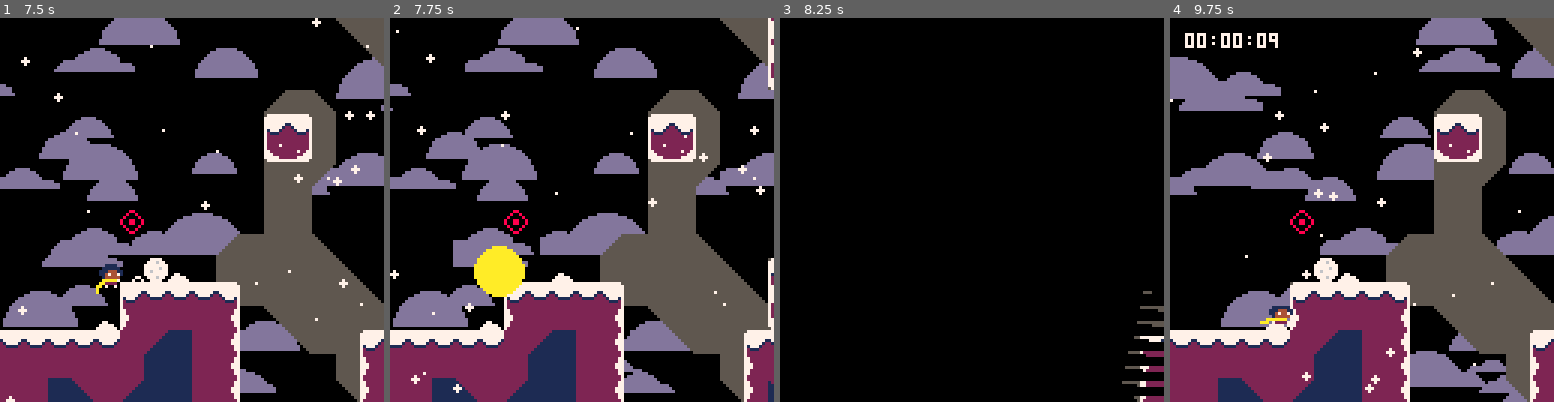
Above: before the commit, frames 1-4 (left to right).
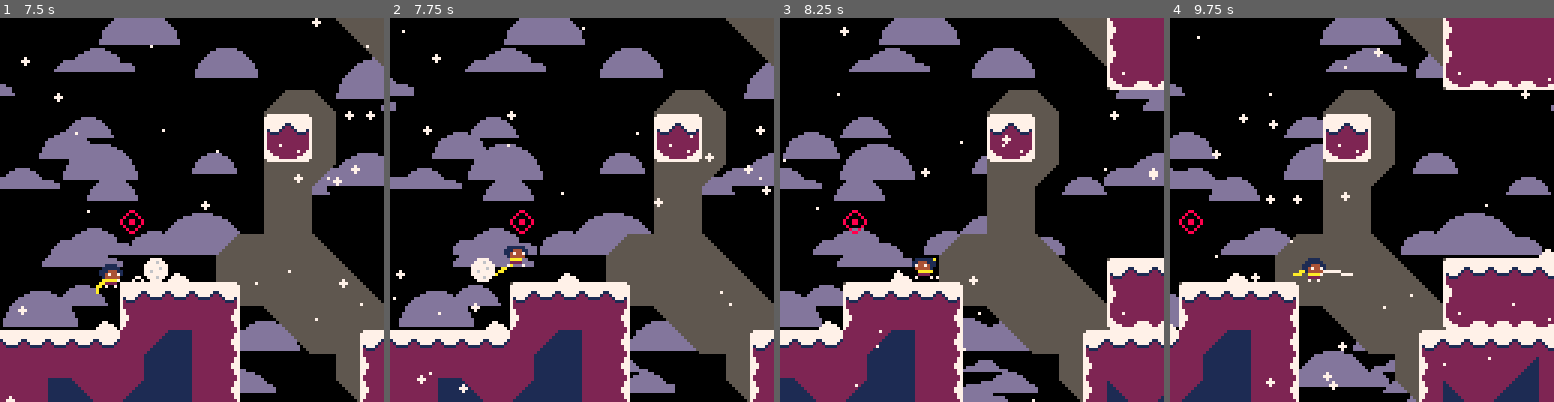
Above: after the commit, the same moments.

Repository: ExOK/Celeste2
Game: PICO-8 cartridge 1.p8
Same seed, same stepped clock (60 frames per second), same inputs: the game is played once before the commit and once after it.
Inputs:
- Up to frame 1 (7.5 s): tap X (X key) at 0.33, 1.07, 1.85, 2.97, 4.08, 5.2, 6.32, 7.43 s; tap O (Z key) at 0.7, 1.7, 2.1, 2.5, 2.9, 3.3, 3.7, 4.1, 4.5, 4.9, 5.3, 5.7, 6.1, 6.5, 6.9, 7.3 s; hold Right 1.6-2.1 s; hold Up 2.15-2.42 s; hold Right 2.47-3.03 s; hold Left 3.08-3.58 s; hold Down 3.63-3.97 s; hold Right 4.02-4.68 s; hold Up 4.73-5.03 s; hold Left 5.08-5.68 s; hold Down 5.73-6.03 s; hold Right 6.08-6.58 s; hold Right 6.63-7.13 s; hold Up 7.18-7.45 s
- Up to frame 2 (7.75 s): hold Right from 7.5 s (still down); tap O (Z key) at 7.7 s
- Up to frame 3 (8.25 s): release Right at 8.07 s; tap O (Z key) at 8.1 s; hold Left from 8.12 s (still down)
- Up to frame 4 (9.75 s): tap O (Z key) every 0.4 s from 8.5 to 9.7 s; tap X (X key) at 8.55, 9.67 s; release Left at 8.62 s; hold Down 8.67-9 s; hold Right 9.05-9.72 s

Frame 1 is identical in both runs. In frame 2, 12% of the frame differs, in the area x 0-100%, y 0-100%; in frame 3, 53%; in frame 4, 66%.

Commit message:
snowballs work!!

Diff:
--- a/objects.lua
+++ b/objects.lua
@@ -59,17 +59,26 @@
 snowball.hit_w = 8
 snowball.hit_h = 8
 snowball.state = 0
+snowball.thrown_timer = 0
 snowball.update = function(self)
 	if (not self.held) then
+		if (self.thrown_timer > 0) then
+			self.thrown_timer -= 1
+		end
+
 		--gravity
 		local on_ground = self:check_solid(0, 1)
 		if (not on_ground) then
-			self.speed_y = approach(self.speed_y, 3, 0.4)
+			self.speed_y = approach(self.speed_y, 4, 0.4)
 		end
 
 		--apply
 		self:move_x(self.speed_x, self.on_collide_x)
 		self:move_y(self.speed_y, self.on_collide_y)
+
+		if (self.y > level.height * 8 + 24) then
+			self.destroyed = true
+		end
 	end
 end
 snowball.on_collide_x = function(self, moved, total)
@@ -77,10 +86,17 @@
 	self.freeze = 1
 	return true
 end
-snowball.on_release = function(self, dir)
-	self.held = false
-	self.speed_x = dir * 3
-	self.speed_y = 0
+snowball.on_collide_y = function(self, moved, total)
+	if (self.speed_y >= 4) then
+		self.speed_y = -1
+	else
+		self.speed_y = 0
+	end
+	self.remainder_y = 0
+	return true
+end
+snowball.on_release = function(self)
+	self.thrown_timer = 5
 end
 
 grappler = new_type()
--- a/player.lua
+++ b/player.lua
@@ -151,14 +151,19 @@
 
 -- Grappled Objects
 
-player.grapple_object = function(self, obj)
-
-end
-
 pull_collide_x = function(self, moved, target)
-	if (false) then
-
-	end
+	if (self:corner_correct(sgn(target), 0, 2, 2, 0)) then
+		return false
+	end
+	return true
+end
+
+player.release_holding = function(self, obj, x, y)
+	obj.held = false
+	obj.speed_x = x
+	obj.speed_y = y
+	obj:on_release()
+	self.holding = nil
 end
 
 -- Events
@@ -212,6 +217,8 @@
 	--[[
 		player states:
 			0 	- normal
+			1	- lift
+			2 	- holding
 			10 	- throw grapple
 			11 	- grapple attached to solid
 			12	- grapple pulling in holdable
@@ -269,15 +276,32 @@
 			end
 		end
 
+		-- throw holding
+		if (self.holding and not input_grapple) then
+			self:release_holding(self.holding, 3 * self.facing, -3)
+		end
+
 		-- throw grapple
-		if (have_grapple and self.t_grapple_cooldown <= 0 and consume_grapple_press()) then
+		if (have_grapple and not self.holding and self.t_grapple_cooldown <= 0 and consume_grapple_press()) then
 			self:start_grapple()
+		end
+
+	elseif (self.state == 1) then
+		-- lift state
+		hold = self.grapple_hit
+
+		hold.x = approach(hold.x, self.x - 4, 4)
+		hold.y = approach(hold.y, self.y - 14, 4)
+
+		if (hold.x == self.x - 4 and hold.y == self.y - 14) then
+			self.state = 0
+			self.holding = hold
 		end
 
 	elseif (self.state == 10) then
 		-- throw grapple state
 
-		-- grapple movement
+		-- grapple movement and hitting stuff
 		for i = 1, 12 do
 			local hit = self:grapple_check(self.grapple_x + self.grapple_dir, self.grapple_y)
 			local mode = self.grapple_hit and self.grapple_hit.grapple_mode or 0
@@ -382,28 +406,33 @@
 		local obj = self.grapple_hit
 
 		-- pull
-		if (obj:move_x(-self.grapple_dir * 4, pull_collide_x)) then
+		if (obj:move_x(-self.grapple_dir * 6, pull_collide_x)) then
 			self.state = 0
 			self.grapple_retract = true
 			obj:on_release(-self.grapple_dir)
 			return
 		else
-			self.grapple_x = approach(self.grapple_x, self.x, 4)
+			self.grapple_x = approach(self.grapple_x, self.x, 6)
 		end
 
 		-- y-correct
-		if (obj.y + 4 != self.y - 3) then
-			obj:move_y(sgn(self.y - obj.y) * 0.5)
+		if (obj.y != self.y - 7) then
+			obj:move_y(sgn(self.y - obj.y - 7) * 0.5)
 		end
 
 		-- grapple wave
 		self.grapple_wave = approach(self.grapple_wave, 0, 0.6)
 
+		-- hold
+		if (self:overlaps(obj)) then
+			self.state = 1
+		end
+
 		-- release
-		if (not input_grapple or abs(obj.y + 4 - (self.y - 3)) > 8) then
+		if (not input_grapple or abs(obj.y - self.y + 7) > 8) then
 			self.state = 0
 			self.grapple_retract = true
-			obj:on_release(-self.grapple_dir)
+			self:release_holding(self.grapple_hit, -self.grapple_dir * 3, 0)
 		end
 
 	elseif (self.state == 99) then
@@ -419,6 +448,12 @@
 	-- apply
 	self:move_x(self.speed_x, self.on_collide_x)
 	self:move_y(self.speed_y, self.on_collide_y)
+
+	-- holding
+	if (self.holding) then
+		self.holding.x = self.x - 4
+		self.holding.y = self.y - 14
+	end
 
 	-- sprite
 	if (self.state != 2 and self.state != 1) then
@@ -450,11 +485,11 @@
 				if (o.speed_x == 0) then
 					o.destroyed = true
 				else
-					o.freeze = 2
+					o.freeze = 1
 					o.speed_x = 0
 					o.speed_y = -1
 				end
-			elseif (o.speed_x != 0) then
+			elseif (o.speed_x != 0 and o.thrown_timer <= 0) then
 				self:die()
 				return
 			end
